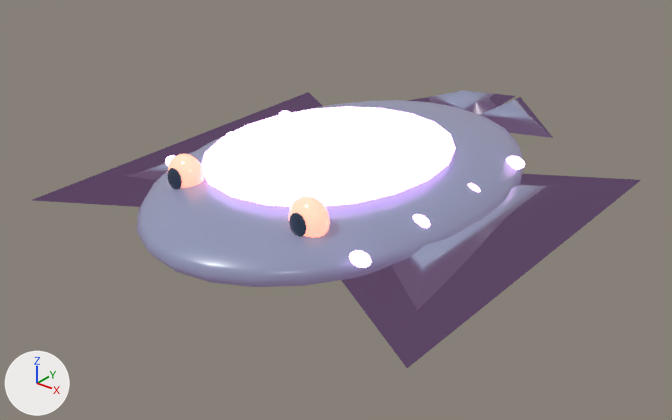
The glTF model assets/models/ocean/fish/echo-reaper.glb: old version first, new version second.
Before and after are seen from a 50 mm lens placed at (2.7, -3.44, 1.93), pointed at (-0.1, 0.07, -0.24). Arrows for +X, +Y and +Z are at lower left; the lights stay in place. The first picture is the older version. Where no turn or scale is listed for an object, it has been applied to the vertices.

In view in the first picture: 'dorsal-glow', 'ray-body', 'swim-fin--1-blade', 'swim-fin-1-blade', 'tail-lobe--1', 'tail-lobe-1', 'weak-point-eye--1', 'weak-point-eye-1' and 7 more.
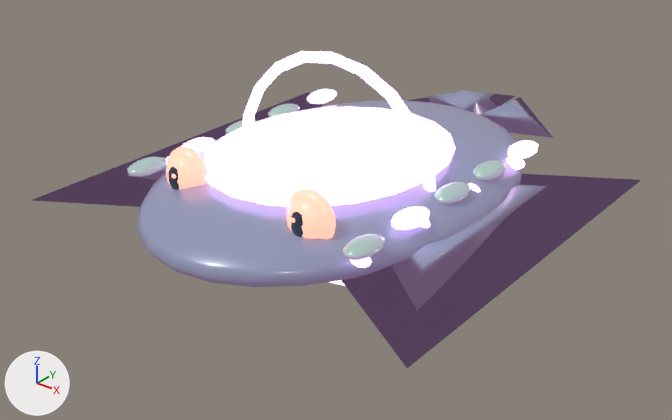
Where the newer file only moved an object's origin or applied its transform, the numbers keep the older frame.

Changed parts and their boxes [x1, y1, x2, y2] in the pictures (672 x 420 px):
'luminous-halo', added
    after: [242, 51, 436, 286]
'weak-point-eye-1', moved
    before: [288, 196, 330, 238]
    after: [286, 200, 322, 239]
'eye-glow-1', added
    after: [286, 188, 336, 239]
'weak-point-eye--1', moved
    before: [168, 154, 204, 188]
    after: [166, 157, 196, 189]
'scale-1-0', added
    after: [343, 233, 385, 260]
'scale-1-1', added
    after: [391, 206, 430, 230]
'eye-glow--1', added
    after: [167, 147, 208, 186]
'scale-1-2', added
    after: [434, 182, 470, 204]
'scale--1-0', added
    after: [127, 157, 167, 177]
'scale-1-3', added
    after: [473, 160, 506, 180]
'scale-1-4', added
    after: [507, 140, 539, 159]
'scale--1-4', added
    after: [307, 89, 337, 104]
'scale--1-1', added
    after: [180, 137, 215, 154]
'scale--1-3', added
    after: [268, 103, 300, 117]
'scale--1-2', added
    after: [226, 120, 257, 134]

The change, as a list of edits to the scene's bpy script:
```text
Change ob_weak_point_eye_1:
    ob_weak_point_eye_1.location: (0.38, -0.72, 0.16) -> (0.38, -0.732, 0.16)
Change ob_weak_point_eye__1:
    ob_weak_point_eye__1.location: (-0.38, -0.72, 0.16) -> (-0.38, -0.732, 0.16)
Add ob_scale__1_4:
    ob_scale__1_4 = bpy.data.objects.new('scale--1-4', me_sphere_424)  # an icosphere of 80 faces spanning x -0.063..0.063, y -0.114..0.114, z -0.035..0.035; in mat_echo_reaper_biolight (purple #e5aff5, glowing purple #eeb7ff)
    ob_scale__1_4.location = (-0.67, 0.644, 0.12)
Add ob_scale__1_3:
    ob_scale__1_3 = bpy.data.objects.new('scale--1-3', me_sphere_422)  # an icosphere of 80 faces spanning x -0.063..0.063, y -0.114..0.114, z -0.035..0.035; in mat_echo_reaper_accent (green #47aa67, glowing purple #9b76a6)
    ob_scale__1_3.location = (-0.67, 0.305, 0.12)
Add ob_scale__1_2:
    ob_scale__1_2 = bpy.data.objects.new('scale--1-2', me_sphere_422.copy())
    ob_scale__1_2.location = (-0.67, -0.034, 0.12)
Add ob_scale__1_1:
    ob_scale__1_1 = bpy.data.objects.new('scale--1-1', me_sphere_418)  # an icosphere of 80 faces spanning x -0.063..0.063, y -0.114..0.114, z -0.035..0.035; in mat_echo_reaper_biolight (purple #e5aff5, glowing purple #eeb7ff)
    ob_scale__1_1.location = (-0.67, -0.374, 0.12)
Add ob_scale__1_0:
    ob_scale__1_0 = bpy.data.objects.new('scale--1-0', me_sphere_422.copy())
    ob_scale__1_0.location = (-0.67, -0.713, 0.12)
Add ob_scale_1_4:
    ob_scale_1_4 = bpy.data.objects.new('scale-1-4', me_sphere_425)  # an icosphere of 80 faces spanning x -0.063..0.063, y -0.114..0.114, z -0.035..0.035; in mat_echo_reaper_biolight (purple #e5aff5, glowing purple #eeb7ff)
    ob_scale_1_4.location = (0.67, 0.644, 0.12)
Add ob_scale_1_3:
    ob_scale_1_3 = bpy.data.objects.new('scale-1-3', me_sphere_422.copy())
    ob_scale_1_3.location = (0.67, 0.305, 0.12)
Add ob_scale_1_2:
    ob_scale_1_2 = bpy.data.objects.new('scale-1-2', me_sphere_422.copy())
    ob_scale_1_2.location = (0.67, -0.034, 0.12)
Add ob_scale_1_1:
    ob_scale_1_1 = bpy.data.objects.new('scale-1-1', me_sphere_419)  # an icosphere of 80 faces spanning x -0.063..0.063, y -0.114..0.114, z -0.035..0.035; in mat_echo_reaper_biolight (purple #e5aff5, glowing purple #eeb7ff)
    ob_scale_1_1.location = (0.67, -0.374, 0.12)
Add ob_scale_1_0:
    ob_scale_1_0 = bpy.data.objects.new('scale-1-0', me_sphere_422.copy())
    ob_scale_1_0.location = (0.67, -0.713, 0.12)
Add ob_luminous_halo:
    ob_luminous_halo = bpy.data.objects.new('luminous-halo', me_torus_018)  # 120 vertices, 240 faces; spans x -0.624..0.624, y -0.03..0.03, z -0.631..0.631; in mat_echo_reaper_biolight (purple #e5aff5, glowing purple #eeb7ff)
    ob_luminous_halo.location = (0.0, -0.088, 0.05)
Add ob_eye_glow__1:
    ob_eye_glow__1 = bpy.data.objects.new('eye-glow--1', me_sphere_401)  # a UV sphere (16 segments, 8 rings, poles along z) spanning x -0.132..0.132, y -0.06..0.06, z -0.132..0.132; in mat_echo_reaper_eye (pink #ff9b86, glowing pink #ff9b86)
    ob_eye_glow__1.location = (-0.38, -0.708, 0.16)
Add ob_eye_glow_1:
    ob_eye_glow_1 = bpy.data.objects.new('eye-glow-1', me_sphere_401.copy())
    ob_eye_glow_1.location = (0.38, -0.708, 0.16)
```
